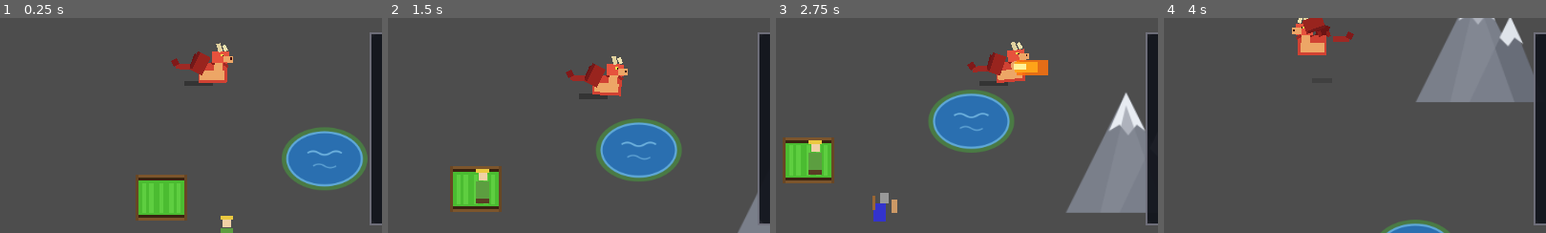
Above: before the commit, frames 1-4 (left to right).
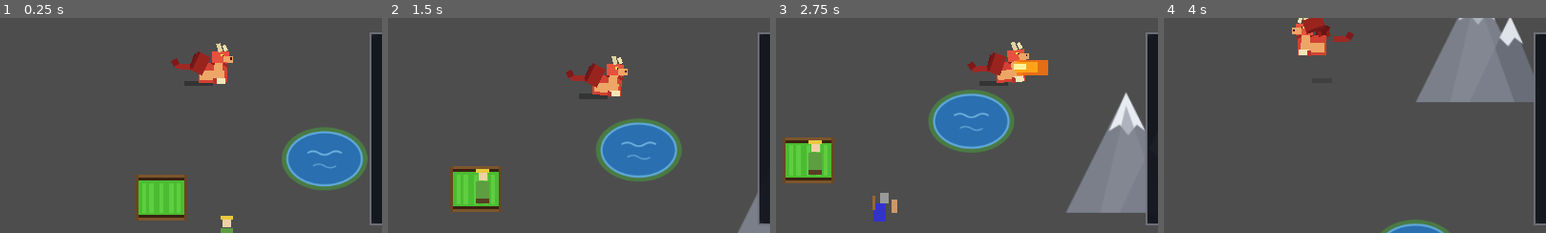
Above: after the commit, the same moments.

Repository: hyperdrive/dragonheart
Game: Godot game, scene res://scenes/main/Main.tscn
Same seed, same stepped clock (60 frames per second), same inputs: the game is played once before the commit and once after it.
Inputs:
- Up to frame 1 (0.25 s): no input
- Up to frame 2 (1.5 s): tap U at 0.5, 1.25 s; hold D (move_right) 0.53-1.28 s; hold E (eat) 0.53-1.28 s; hold S (move_down) from 1.28 s (still down); tap E (eat) at 1.35 s
- Up to frame 3 (2.75 s): tap U at 2 s; release S (move_down) at 2.03 s; hold D (move_right) from 2.03 s (still down); hold E (eat) from 2.03 s (still down); tap Space (fire) at 2.1 s
- Up to frame 4 (4 s): tap U at 2.75, 3.5 s; release D (move_right) at 2.78 s; release E (eat) at 2.78 s; hold W (move_up) 2.78-3.53 s; tap Q (fly) at 2.85 s; tap E (eat) at 3.05 s; hold A (move_left) from 3.53 s (still down); hold E (eat) from 3.53 s (still down); tap 1 at 3.6 s
The pictures show only the part of the screen within x 24-74%, y 39-89%; the shares and areas given below are measured in that part.

The runs differ from the first frame. In frame 1, less than 0.1% of the frame differs, in the area x 55-59%, y 28-31%; in frame 2, less than 0.1%; in frame 3, less than 0.1%; in frame 4, less than 0.1%, in the area x 35-39%, y 14-18%.

Commit message:
Dragon claw swing + shop reprice (brute at 8g) + wizard 20g trigger
User spec: give the dragon claw attack animations; lower the claw
upgrade cost to 8g; lower prices for all upgrades; set the backstabber
wizard to attack at 20g in stash.

Claw swing (Dragon.gd + Dragon.tscn): new ClawPivot with a bone-claw
rect pair; same code-driven pattern as the soldier pickaxe swing —
one-shot 0.26s: raise -52 deg, slam +26 deg, ease back to rest, warm
glint at impact and a 7px body lunge (vis.position.x is free — flight
owns .y only). Plays on EVERY E-strike attempt: _strike_soldier before
the kill lottery (a miss still shows the swipe) and _strike_kill.
die() resets pose/glint/lunge like the flight visuals.

Prices (GameManager.WIZARD_PRICES): brute (the claw upgrade) 20g -> 8g
exactly as asked; full flat reprice — flame_1 10g, flame_2 20g+1gem,
shield 8g, speed 12g, range 15g+1gem. Gem clauses stay on the two
flame/range lines so the gem economy keeps its hold. With doubled miner
hauls + halved prices the 3-upgrade wizard provocation arrives much
faster — accepted, user is driving both knobs.

Wizard trigger (WorldManager): wizard_stash_trigger 30 -> 20 and the
greedy check changed strict > to >= so it fires AT 20g in the stash.

probe_pricing_claws 12/12 (8g brute affordability + refusal at 7g, full
schedule asserted, 19 spares / 20 angers the wizard, swing rotates on
miss attempts too, recharge paid, ease-back + lunge settle, kill swing)
and probe_archer_wizard re-run green after re-pricing its P3 flame_1
expectation to 10g. 14400-frame regression: 0 script errors.

Docs: decision record 2026-11-09-pricing-and-claws.md; GAME-SPEC
section 8 price table + section 5.9 trigger + tuning rows + index.

Diff:
--- a/scenes/characters/Dragon.tscn
+++ b/scenes/characters/Dragon.tscn
@@ -229,6 +229,23 @@
 offset_bottom = -9.5
 color = Color(0.1, 0.05, 0.05, 1)
 
+[node name="ClawPivot" type="Node2D" parent="Vis/Sprite"]
+position = Vector2(24, 24)
+
+[node name="Claw" type="ColorRect" parent="Vis/Sprite/ClawPivot"]
+offset_left = 0.0
+offset_top = -3.0
+offset_right = 14.0
+offset_bottom = 5.0
+color = Color(0.95, 0.9, 0.72, 1)
+
+[node name="ClawBack" type="ColorRect" parent="Vis/Sprite/ClawPivot"]
+offset_left = -3.0
+offset_top = -2.0
+offset_right = 2.0
+offset_bottom = 6.0
+color = Color(0.7, 0.2, 0.18, 1)
+
 [node name="NearWingPivot" type="Node2D" parent="Vis/Sprite"]
 position = Vector2(2, -14)
 
--- a/scripts/characters/Dragon.gd
+++ b/scripts/characters/Dragon.gd
@@ -48,6 +48,17 @@
 var _chip_seconds: Variant = null
 signal flight_state_changed(flying: bool, seconds_left: float, charging: bool)
 
+## Claw swing (2026-11-09, user: "give dragon claw attack animations").
+## Code-driven on the ClawPivot — same pattern as the soldier pickaxe
+## swing: a raised slash sweeps down to a slam, glints warm at impact,
+## then eases back, with a little body lunge into the strike. Plays on
+## every E-strike attempt (hit or miss — the claw swipes either way).
+const CLAW_SWING_TIME := 0.26
+const CLAW_RAISED_DEG := -52.0
+const CLAW_SLAMMED_DEG := 26.0
+var _claw_animating := false
+var _claw_phase := 0.0
+
 @export_group("Fire breath")
 @export var fire_reach: float = 95.0        # ignition distance from the mouth
 @export var fire_ignite_cone: float = 0.25  # facing half-plane dot threshold
@@ -86,6 +97,7 @@
 @onready var shadow: ColorRect = $Shadow
 @onready var near_wing_pivot: Node2D = $Vis/Sprite/NearWingPivot
 @onready var far_wing_pivot: Node2D = $Vis/Sprite/FarWingPivot
+@onready var claw_pivot: Node2D = $Vis/Sprite/ClawPivot
 @onready var animation_player: AnimationPlayer = $AnimationPlayer
 @onready var fire_area: Area2D = $FireArea
 @onready var flame: Node2D = $FireArea/Flame
@@ -156,6 +168,7 @@
 	move_and_slide()
 
 	_tick_flight_visual(delta)
+	_tick_claw_visual(delta)
 
 	# While the breath window is open, flammable actors/fields in the cone
 	# catch fire.
@@ -271,6 +284,7 @@
 ## A miss flashes the threat chip via strike_missed (decision record).
 func _strike_soldier(soldier: BaseNPC) -> void:
 	_strike_cooldown = strike_recharge
+	_play_claw_swing()
 	var odds := int(soldier_strike_chance * 100.0)
 	if randf() >= soldier_strike_chance:
 		strike_missed.emit()
@@ -282,6 +296,7 @@
 ## Deliberate kill: steal payload BEFORE death so an E-killed loaded miner
 ## banks the cart into the claws; +5 health after regardless.
 func _strike_kill(npc: BaseNPC) -> void:
+	_play_claw_swing()
 	var loot := npc.steal_payload()
 	if int(loot["amount"]) > 0 and str(loot["res_type"]) != "":
 		take_loot(str(loot["res_type"]), int(loot["amount"]))
@@ -511,6 +526,41 @@
 		_chip_seconds = seconds
 		flight_state_changed.emit(_flying, float(seconds), _flight_recharge_left > 0.0)
 
+# --- claw swing (2026-11-09) ---------------------------------------------------
+
+## Arm the one-shot swing: raised → slam → ease home, glint at impact.
+## Called on every E-strike attempt, hit or miss.
+func _play_claw_swing() -> void:
+	if claw_pivot == null or _dying:
+		return
+	_claw_animating = true
+	_claw_phase = 0.0
+
+## One-shot progress in _physics_process (synchronous state, no coroutines).
+func _tick_claw_visual(delta: float) -> void:
+	if not _claw_animating:
+		return
+	_claw_phase = minf(_claw_phase + delta / CLAW_SWING_TIME, 1.0)
+	var deg: float
+	if _claw_phase < 0.45:      # raise high → slam down
+		deg = lerpf(CLAW_RAISED_DEG, CLAW_SLAMMED_DEG,
+			minf(_claw_phase / 0.45, 1.0))
+	else:                        # slam → ease back to resting stride
+		deg = lerpf(CLAW_SLAMMED_DEG, 0.0,
+			(_claw_phase - 0.45) / 0.55)
+	claw_pivot.rotation_degrees = deg
+	# warm metal glint right at impact
+	var glint: bool = _claw_phase > 0.32 and _claw_phase < 0.58
+	(claw_pivot.get_node("Claw") as ColorRect).modulate = \
+		Color(1.0, 0.82, 0.5) if glint else Color.WHITE
+	# body lunge into the strike (flight only owns vis.y — x is free)
+	vis.position.x = sin(_claw_phase * PI) * 7.0
+	if _claw_phase >= 1.0:
+		_claw_animating = false
+		claw_pivot.rotation_degrees = 0.0
+		(claw_pivot.get_node("Claw") as ColorRect).modulate = Color.WHITE
+		vis.position.x = 0.0
+
 # --- wizard-shop upgrades (purchased via GameManager.prices) -------------------
 
 ## Flame capacity +n (max). The purchased charges arrive loaded — a bought
@@ -581,8 +631,12 @@
 	_flight_recharge_left = 0.0
 	_lift_current = 0.0
 	vis.position.y = 0.0
+	vis.position.x = 0.0
 	near_wing_pivot.rotation_degrees = rad_to_deg(0.42)
 	far_wing_pivot.rotation_degrees = rad_to_deg(0.34)
+	_claw_animating = false
+	claw_pivot.rotation_degrees = 0.0
+	(claw_pivot.get_node("Claw") as ColorRect).modulate = Color.WHITE
 	shadow.scale = Vector2.ONE
 	shadow.modulate.a = 1.0
 	animation_player.play("death")
--- a/scripts/main/GameManager.gd
+++ b/scripts/main/GameManager.gd
@@ -29,13 +29,16 @@
 ## Wizard-shop price table (decision 2026-11-08-dragon-strikes-respawn-prices):
 ## {kind: {"gold": int, "gems": int}} — retuned ("too steep") with a HARD gem
 ## requirement on the flagship items. Gold part may be gem-topped 10:1.
+## Wizard-shop prices (re-priced 2026-11-09, user: "lower prices for all
+## upgrades"; the claw-strike upgrade 'brute' explicitly at 8g so the claw
+## attack improves early and often).
 const WIZARD_PRICES := {
-	"flame_1": {"gold": 20, "gems": 0},
-	"flame_2": {"gold": 40, "gems": 2},
-	"shield": {"gold": 15, "gems": 0},
-	"speed": {"gold": 25, "gems": 0},
-	"range": {"gold": 30, "gems": 1},
-	"brute": {"gold": 20, "gems": 0},
+	"flame_1": {"gold": 10, "gems": 0},
+	"flame_2": {"gold": 20, "gems": 1},
+	"shield": {"gold": 8, "gems": 0},
+	"speed": {"gold": 12, "gems": 0},
+	"range": {"gold": 15, "gems": 1},
+	"brute": {"gold": 8, "gems": 0},
 }
 
 var wizard_menu: CanvasLayer
--- a/scripts/main/WorldManager.gd
+++ b/scripts/main/WorldManager.gd
@@ -764,13 +764,13 @@
 
 ## He emerges from HIS tower when the dragon has crossed one of the
 ## provocation lines: bought 3+ upgrades AND visited the tower more than
-## 3 times, OR hoarded 30+ gold in the stash. Then he hunts the dragon
-## across the whole map with lightning (30 dmg / 2s / long range) and
-## never stops — see scripts/npcs/Wizard.gd.
+## 3 times, OR hoarded 20+ gold in the stash (repriced 2026-11-09: was
+## 30). Then he hunts the dragon across the whole map with lightning
+## (30 dmg / 2s / long range) and never stops — see scripts/npcs/Wizard.gd.
 @export_group("Wizard")
 @export var wizard_upgrade_threshold: int = 3
 @export var wizard_visit_threshold: int = 3     # "more than 3" → 4+
-@export var wizard_stash_trigger: int = 30
+@export var wizard_stash_trigger: int = 20
 var wizard_spawned: bool = false
 
 func _try_spawn_wizard() -> void:
@@ -778,7 +778,7 @@
 		return
 	var bought_enough: bool = game_manager.upgrade_purchases >= wizard_upgrade_threshold \
 		and game_manager.tower_visits > wizard_visit_threshold
-	var greedy: bool = int(game_manager.stash["gold"]) > wizard_stash_trigger
+	var greedy: bool = int(game_manager.stash["gold"]) >= wizard_stash_trigger
 	if not (bought_enough or greedy):
 		return
 	wizard_spawned = true
Not shown, changed: docs/GAME-SPEC.md
Not shown, added: docs/decisions/2026-11-09-pricing-and-claws.md
